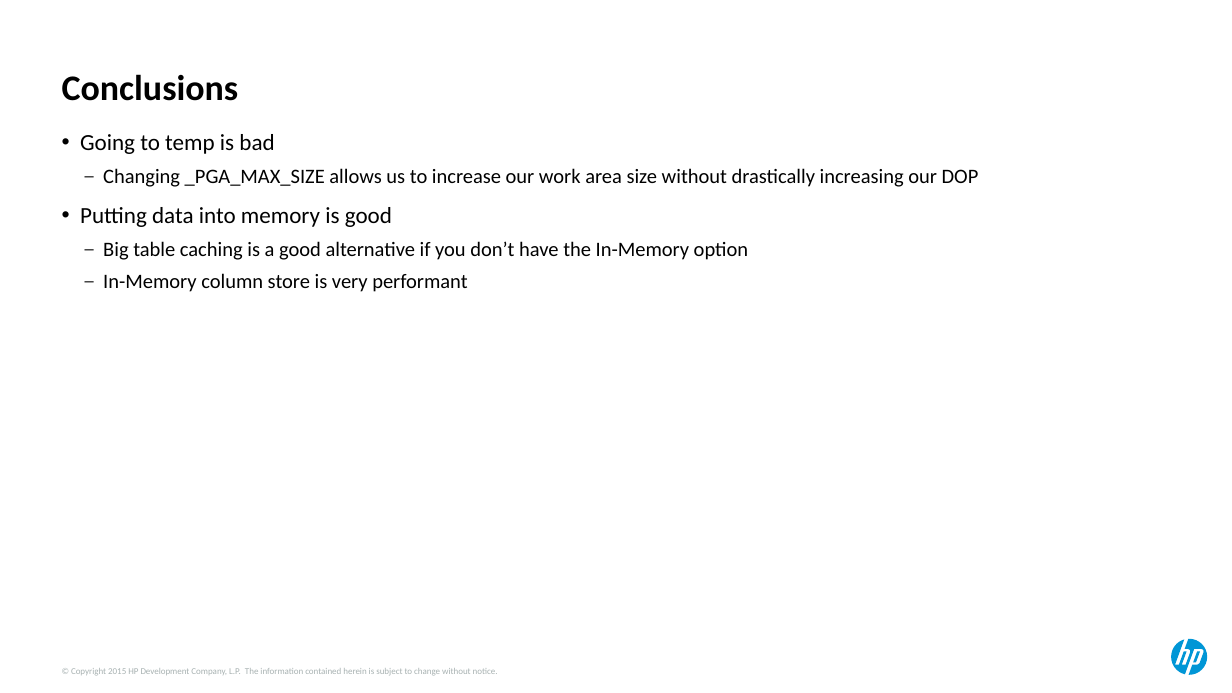
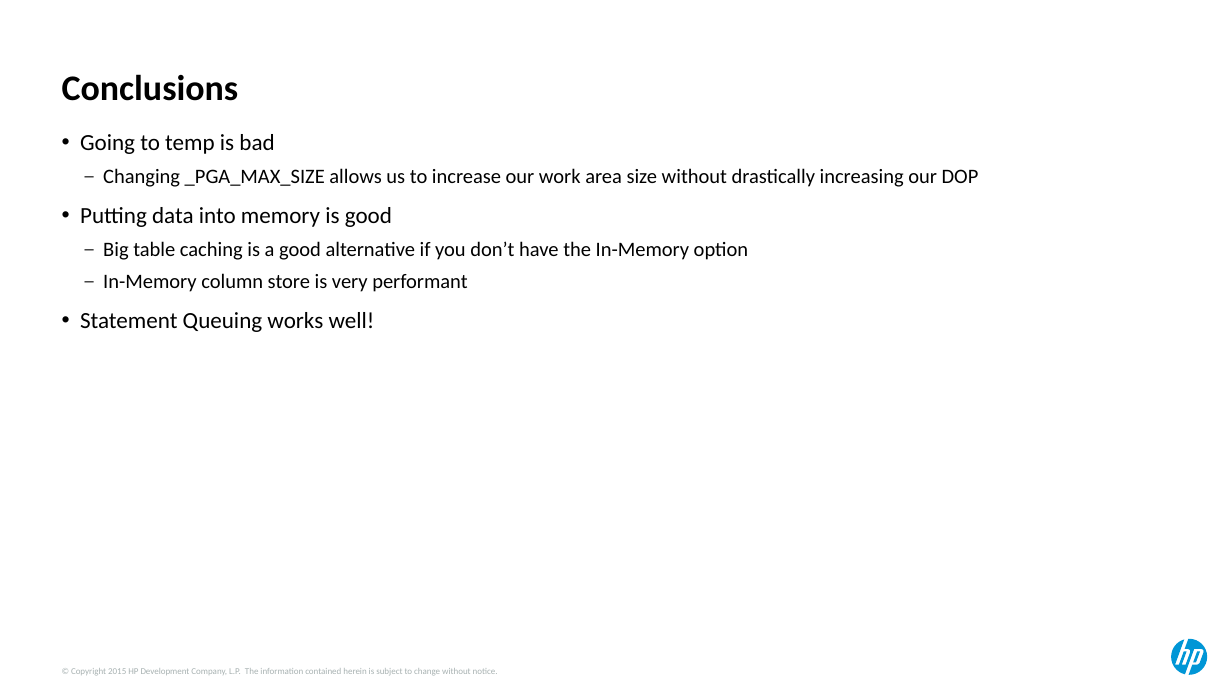
Before and after one commit to ndesilets/Group-13-HP-Big-Data-Analytics, a slide deck: slide 24 of Power Point Files/hotsos_2017 (combined).pptx (slide 25 before the commit). Drawn at 1232x693 pixels with LibreOffice and Linux fonts; fonts in the diff are those of the drawing. Boxes give left, top, right and bottom in pixels: in the first picture for what was removed or moved away, otherwise in the second. Text is boxed around its words. In the diff, an @@ line names an element or a change of style, - is before the commit and + after.

```diff
--- a/Power Point Files/hotsos_2017 (combined).pptx
+++ b/Power Point Files/hotsos_2017 (combined).pptx
@@ text at [80, 312, 375, 332]: paragraph added @@
+• Statement Queuing works well!
```
Also in this commit, not shown: 14 other slides changed, 1 slide added, 1 slide removed.
